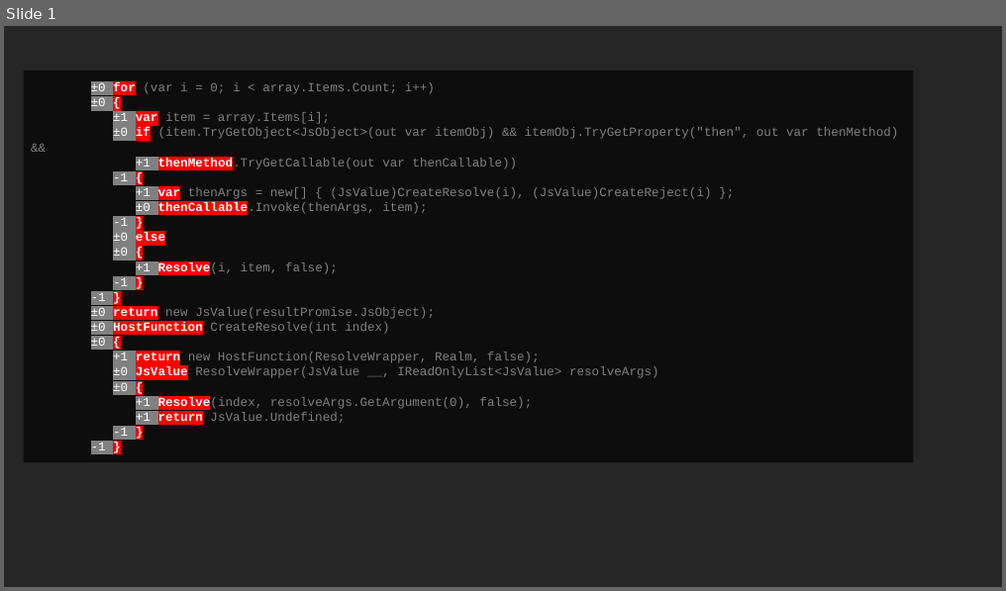
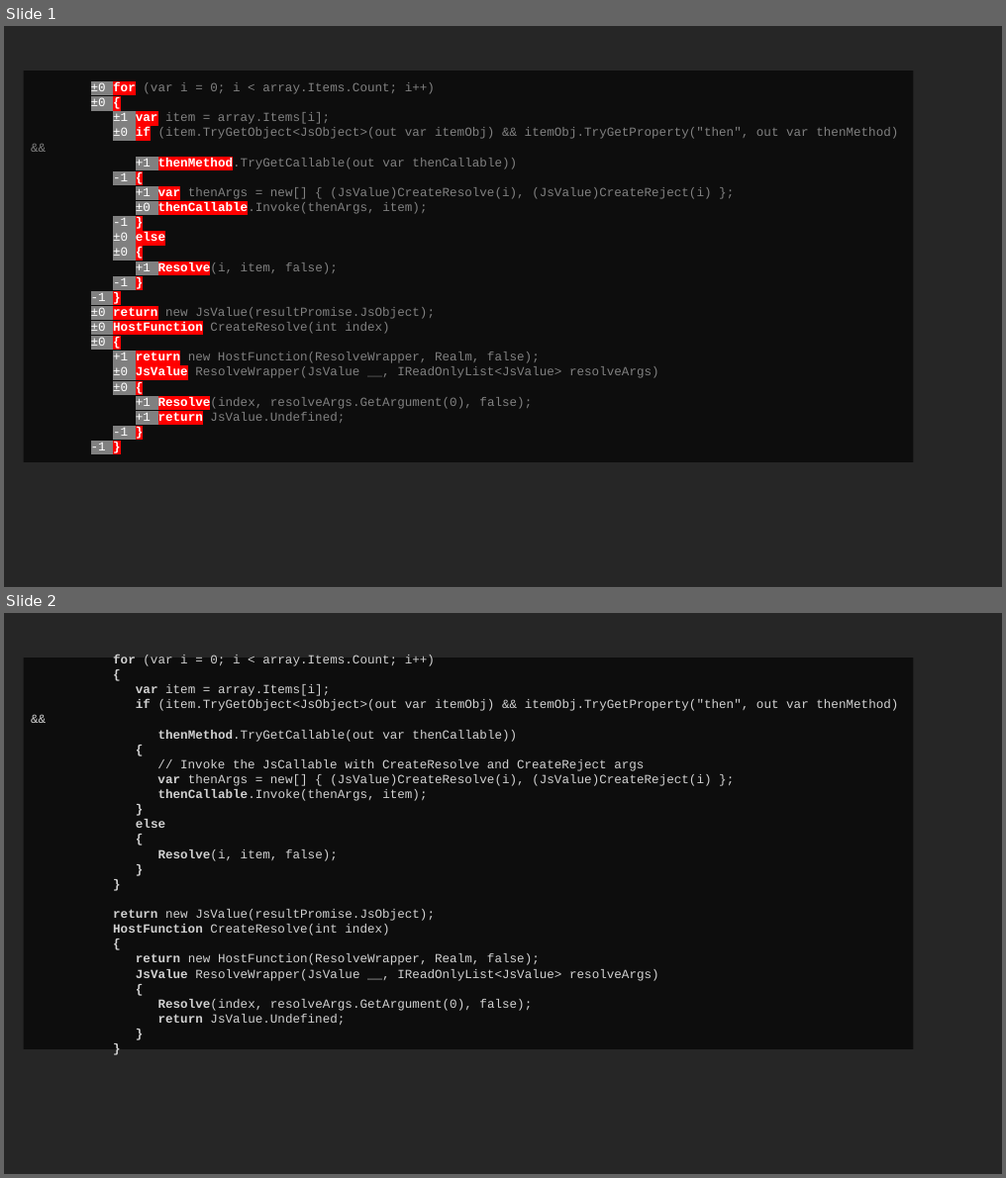
Before and after one commit to asynkron/Asynkron.QuickDup, a slide deck: assets/images/sourcetextgraphics.pptx. Shown one above the other, each under a label of ours: slide 1 before the commit, slides 1 and 2 after it. The pictures are 1006x591 and 1006x1178 pixels, drawn with LibreOffice and Linux fonts; fonts in the diff are those of the drawing. Boxes give left, top, right and bottom in pixels: in the first picture for what was removed or moved away, otherwise in the second. Text is boxed around its words. In the diff, an @@ line names an element or a change of style, - is before the commit and + after.

```diff
--- a/assets/images/sourcetextgraphics.pptx
+++ b/assets/images/sourcetextgraphics.pptx
@@ slide 2 added at (4, 613, 1002, 1174), background #262626 @@
@@ rectangle added at (24, 658, 914, 1051), fill #0D0D0D, 12 pt, text #D1D1D1 @@
+for (var i = 0; i < array.Items.Count; i++)
+{
+var item = array.Items[i];
+if (item.TryGetObject<JsObject>(out var itemObj) && itemObj.TryGetProperty("then", out var thenMethod) &&
+thenMethod.TryGetCallable(out var thenCallable))
+{
+// Invoke the JsCallable with CreateResolve and CreateReject args
+var thenArgs = new[] { (JsValue)CreateResolve(i), (JsValue)CreateReject(i) };
+thenCallable.Invoke(thenArgs, item);
+}
+else
+{
+Resolve(i, item, false);
+}
+}
+return new JsValue(resultPromise.JsObject);
+HostFunction CreateResolve(int index)
+{
+return new HostFunction(ResolveWrapper, Realm, false);
+JsValue ResolveWrapper(JsValue __, IReadOnlyList<JsValue> resolveArgs)
+{
+Resolve(index, resolveArgs.GetArgument(0), false);
+return JsValue.Undefined;
+}
+}
```
Also in this commit, not shown: 4 other slides added, 4 other files.
